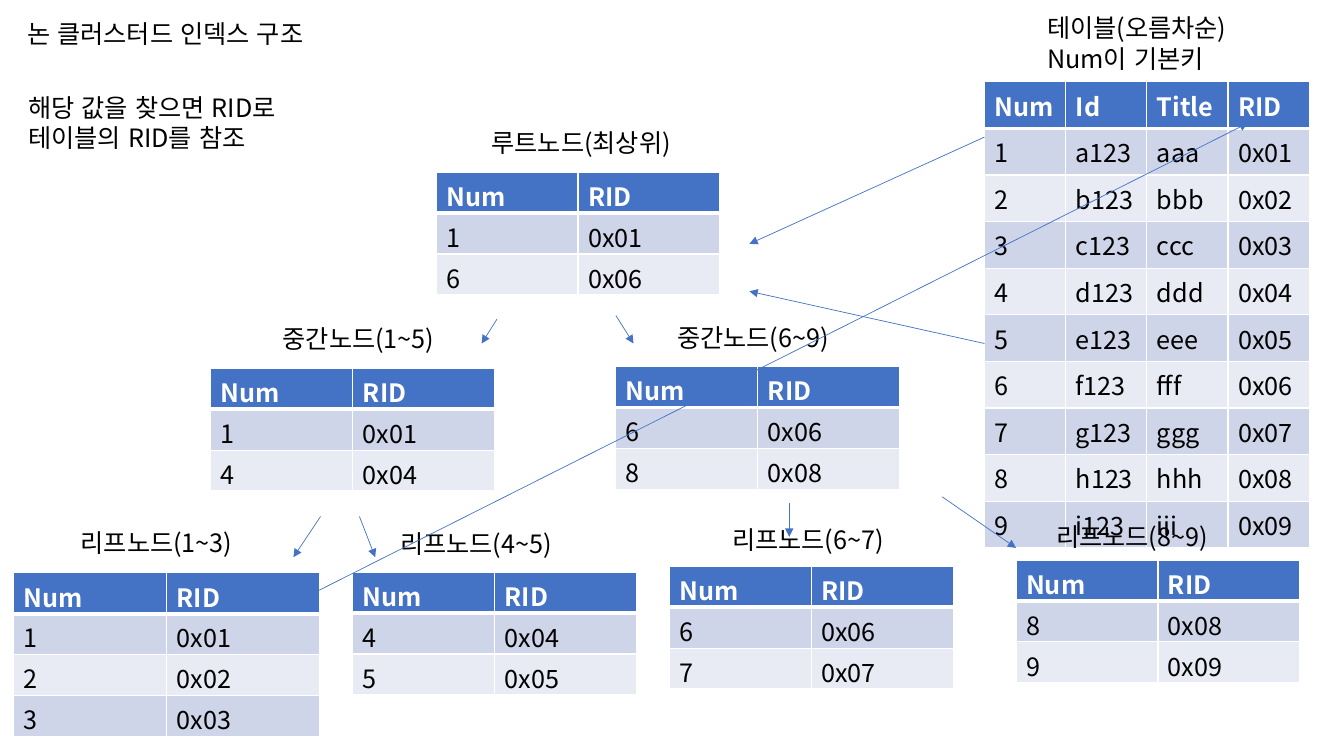
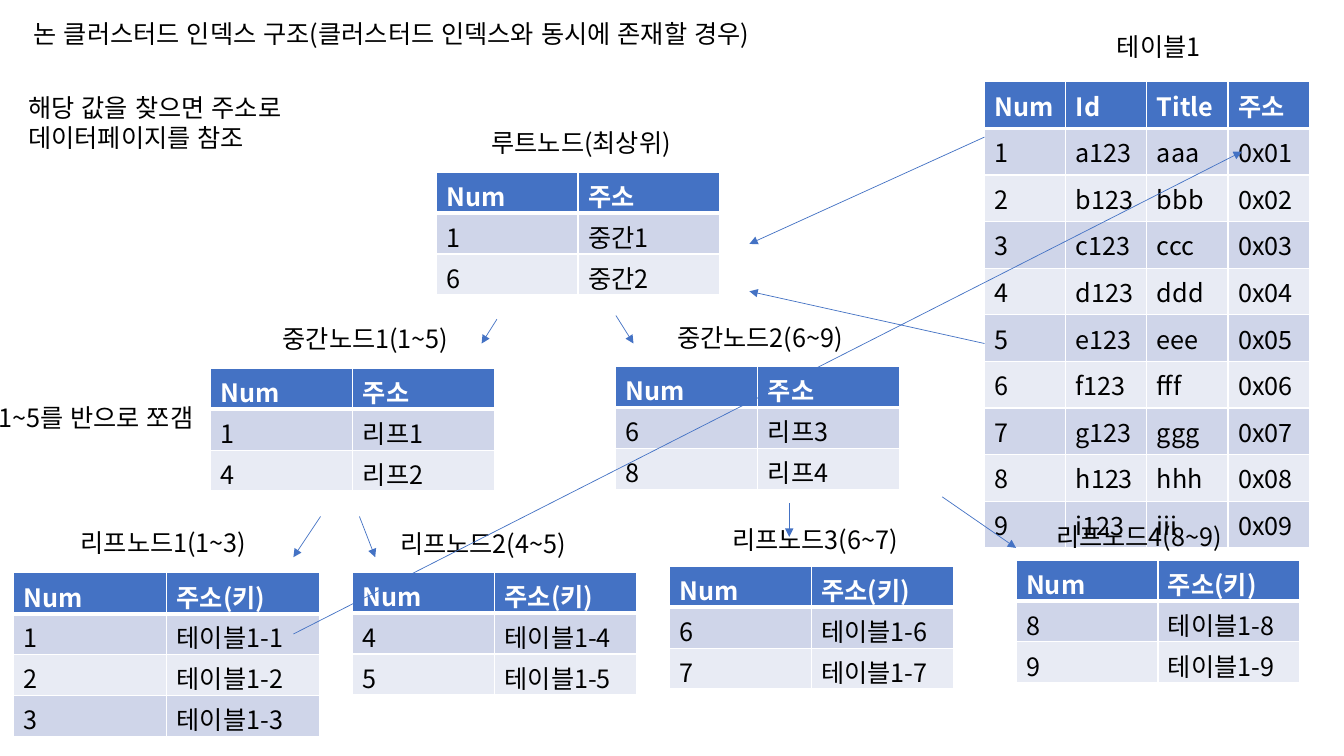
Before and after one commit to plone93/text, a slide deck: slide 2 of 자료구조.pptx. Drawn at 1344x756 pixels with LibreOffice and Linux fonts; fonts in the diff are those of the drawing. Boxes give left, top, right and bottom in pixels: in the first picture for what was removed or moved away, otherwise in the second. Text is boxed around its words. In the diff, an @@ line names an element or a change of style, - is before the commit and + after.

```diff
--- a/자료구조.pptx
+++ b/자료구조.pptx
@@ text at (34, 22, 749, 48): text changed @@
-논 클러스터드 인덱스 구조
+논 클러스터드 인덱스 구조(클러스터드 인덱스와 동시에 존재할 경우)
@@ text at (1117, 35, 1201, 58): text changed @@
-테이블(오름차순)
-Num이 기본키
+테이블1
@@ table at (985, 82, 1312, 545) @@
-row 1, column 4: RID
+row 1, column 4: 주소
@@ text at (28, 96, 282, 149): text changed @@
-해당 값을 찾으면 RID로 테이블의 RID를 참조
+해당 값을 찾으면 주소로 데이터페이지를 참조
@@ arrow moved from (294, 603) - (1248, 123) to (293, 634) - (1242, 151) @@
@@ table at (437, 172, 721, 295) @@
-row 1, column 2: RID
+row 1, column 2: 주소
-row 2, column 2: 0x01
+row 2, column 2: 중간1
-row 3, column 2: 0x06
+row 3, column 2: 중간2
@@ text at (283, 327, 449, 353): text changed @@
-중간노드(1~5)
+중간노드1(1~5)
@@ text at (677, 326, 843, 352): text changed @@
-중간노드(6~9)
+중간노드2(6~9)
@@ table at (211, 368, 495, 491) @@
-row 1, column 2: RID
+row 1, column 2: 주소
-row 2, column 2: 0x01
+row 2, column 2: 리프1
-row 3, column 2: 0x04
+row 3, column 2: 리프2
@@ table at (616, 367, 900, 490) @@
-row 1, column 2: RID
+row 1, column 2: 주소
-row 2, column 2: 0x06
+row 2, column 2: 리프3
-row 3, column 2: 0x08
+row 3, column 2: 리프4
@@ text added at (0, 406, 193, 429), 18 pt, text #000000 @@
+1~5를 반으로 쪼갬
@@ text at (81, 531, 247, 557): text changed @@
-리프노드(1~3)
+리프노드1(1~3)
@@ text at (400, 527, 566, 559): text changed @@
-리프노드(4~5)
+리프노드2(4~5)
@@ text at (732, 523, 898, 554): text changed @@
-리프노드(6~7)
+리프노드3(6~7)
@@ text at (1056, 520, 1222, 552): text changed @@
-리프노드(8~9)
+리프노드4(8~9)
@@ table at (669, 567, 954, 690) @@
-row 1, column 2: RID
+row 1, column 2: 주소(키)
-row 2, column 2: 0x06
+row 2, column 2: 테이블1-6
-row 3, column 2: 0x07
+row 3, column 2: 테이블1-7
@@ table at (1016, 561, 1301, 684) @@
-row 1, column 2: RID
+row 1, column 2: 주소(키)
-row 2, column 2: 0x08
+row 2, column 2: 테이블1-8
-row 3, column 2: 0x09
+row 3, column 2: 테이블1-9
@@ table at (13, 573, 320, 736) @@
-row 1, column 2: RID
+row 1, column 2: 주소(키)
-row 2, column 2: 0x01
+row 2, column 2: 테이블1-1
-row 3, column 2: 0x02
+row 3, column 2: 테이블1-2
-row 4, column 2: 0x03
+row 4, column 2: 테이블1-3
@@ table at (353, 573, 637, 696) @@
-row 1, column 2: RID
+row 1, column 2: 주소(키)
-row 2, column 2: 0x04
+row 2, column 2: 테이블1-4
-row 3, column 2: 0x05
+row 3, column 2: 테이블1-5
```
Also in this commit, not shown: 1 other slide changed, 1 slide added, 5 other files.
